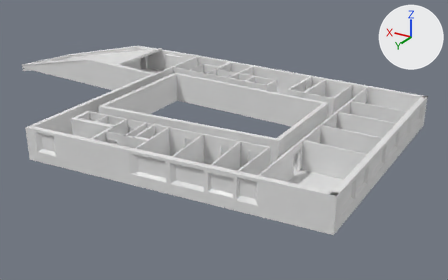
Before and after pictures for a commit that changed the Blender file blender/bavariathekE3.blend.
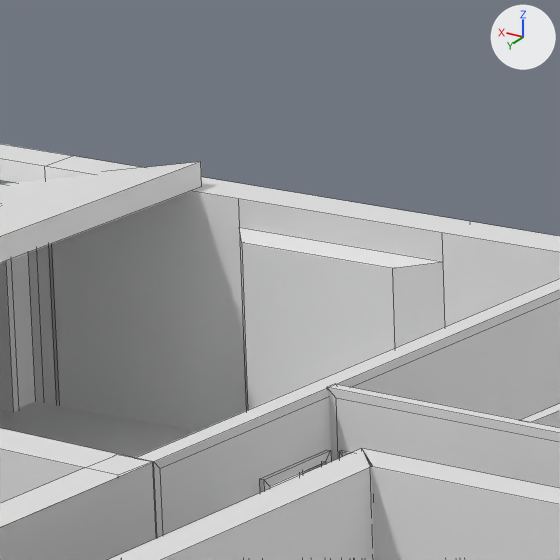
The first picture shows the older version from a 50 mm camera at (-38.9, 52.6, 36.2) aimed at (-5.8, -2.5, 8.6). The close-ups show both versions on the part from 32% to 43% of the width and 12% to 29% of the height of that picture; other places that the commit changed are outside them. Every picture has the same lights, and +X, +Y and +Z are marked at upper right. The close-ups show mesh edges as thin lines.
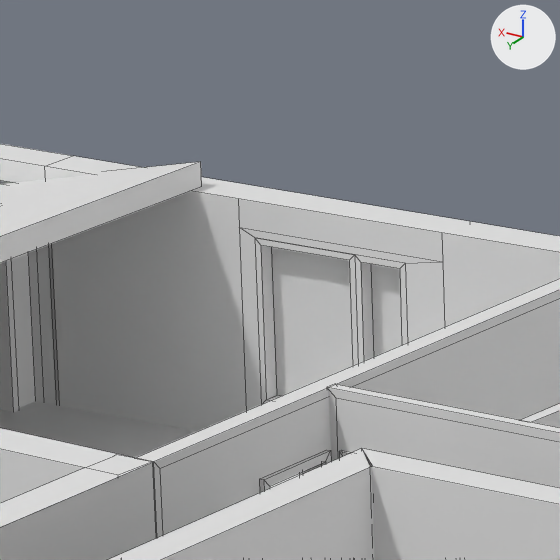
What differs and where, as boxes [x1, y1, x2, y2] in the close-ups (560 x 560 px):
'Cube.061', reshaped
    before: [242, 243, 395, 410]
    after: [255, 238, 408, 404]
part 2 of me_cube_067, cut back
    both: [239, 228, 445, 411]

Patch to the scene script:
```diff
--- a/blender/bavariathekE3.blend.py
+++ b/blender/bavariathekE3.blend.py
@@ me_cube_058 @@
 # used by ob_cube_061; location = (14.13, -13.95, 12.18)
-me_cube_058.from_pydata(...)  # 8 vertices, 6 faces; spans x -6.22..-4.12, y -0.02..0.54, z -0.52..1.48
+me_cube_058.from_pydata(...)  # 44 vertices, 42 faces, 8 loose edges; spans x -6.22..-4.12, y -0.02..0.28, z -0.52..1.48
+# me_cube_058 part 1: 4 vertices removed from x -6.22..-4.12, y 0.54, z -0.52..1.48; 40 vertices added at x -6.22..-4.12, y -0.02..0.28, z -0.52..1.48
@@ me_cube_067 @@
 me_cube_067.from_pydata(...)  # 32 vertices, 22 faces; spans x -9.14..-1.12, y -0.28..0.54, z -1.46..1.91
 # used by ob_cube_054; location = (14.13, -13.95, 12.18)
 # verts and faces of me_cube_067; kept vertices keep their numbers, new ones are numbered from 32
 # before: 16 (-6.22, 0.54, 1.48) at pixel (392, 268), 18 (-4.12, 0.54, 1.48) at pixel (241, 242), 20 (-6.22, 0.54, -0.52), 21 (-4.12, 0.54, -0.52) at pixel (247, 410), 28 (-3.91, 0.28, 1.57) at pixel (239, 227)
 # before: 29 (-6.74, 0.28, 1.57) at pixel (442, 261), 30 (-6.74, 0.28, -0.79), 31 (-3.91, 0.28, -0.79)
+# me_cube_067 part 2
+delete_faces([(16, 20, 30, 29), (18, 28, 31, 21), (20, 21, 31, 30)])
+for i in [16, 18, 20, 21]: verts[i] += (0.0, -0.26, 0.0)
+faces += [(16, 20, 21, 18, 28, 31, 30, 29)]
```
